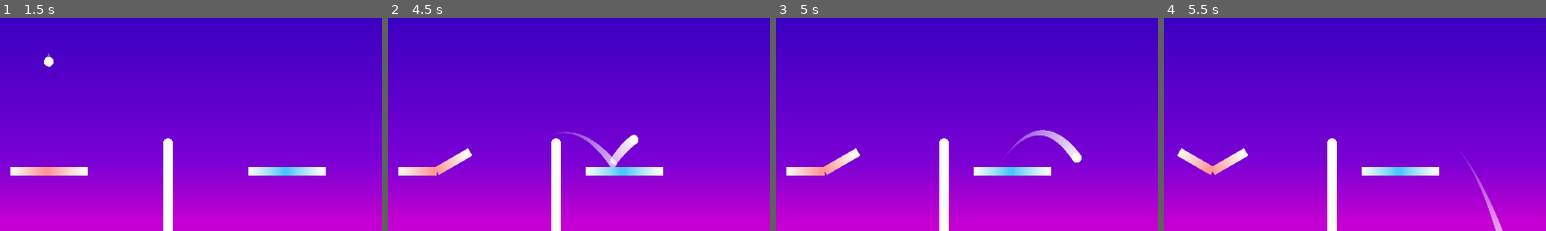
Above: before the commit, frames 1-4 (left to right).
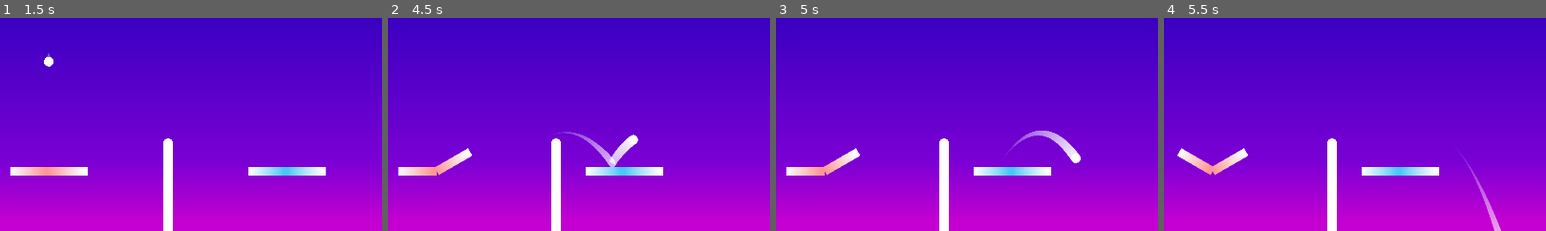
Above: after the commit, the same moments.

Repository: Skelothan/PinballPongReponged
Game: Godot game, scene res://Scenes/PinballPongArena.tscn
The game is run twice, just before and just after one commit, with the same random seed, the same clock (stepped at 60 frames per second) and the same inputs.
Inputs:
- Up to frame 1 (1.5 s): tap Enter at 0.5 s; hold W (p1_flip_both) 0.53-1.28 s; hold G (p1_flip_right) from 0.53 s (still down); tap Escape (reset) at 1.25 s; tap Up (p2_flip_both) at 1.35 s
- Up to frame 2 (4.5 s): release G (p1_flip_right) at 2.03 s; hold , (p2_flip_left) 2.03-2.78 s; hold F (p1_flip_left) 2.03-4.28 s; tap . (p2_flip_right) at 2.85 s; hold Left (p2_move_left) 3.53-4.28 s; hold G (p1_flip_right) from 4.28 s (still down); tap Right (p2_move_right) at 4.35 s
- Up to frame 3 (5 s): keep holding G (p1_flip_right)
- Up to frame 4 (5.5 s): keep holding G (p1_flip_right); hold W (p1_flip_both) from 5.03 s (still down)
The pictures show only the part of the screen within x 28-78%, y 50-100%; the shares and areas given below are measured in that part.

Frame 1 is identical in both runs. In frame 2, 0.1% of the frame differs, in the area x 45-66%, y 53-70%; in frame 3, 0.2%; in frame 4, 0.3%, in the area x 77-89%, y 62-100%.

Commit message:
balance: increase ball weight to account for better physics

Diff:
--- a/Objects/Ball.tscn
+++ b/Objects/Ball.tscn
@@ -19,6 +19,7 @@
 
 [node name="Ball" type="RigidBody2D" groups=["Ball"]]
 collision_layer = 2
+mass = 2.0
 physics_material_override = ExtResource("1_w66na")
 continuous_cd = 2
 script = ExtResource("1_lww6v")
